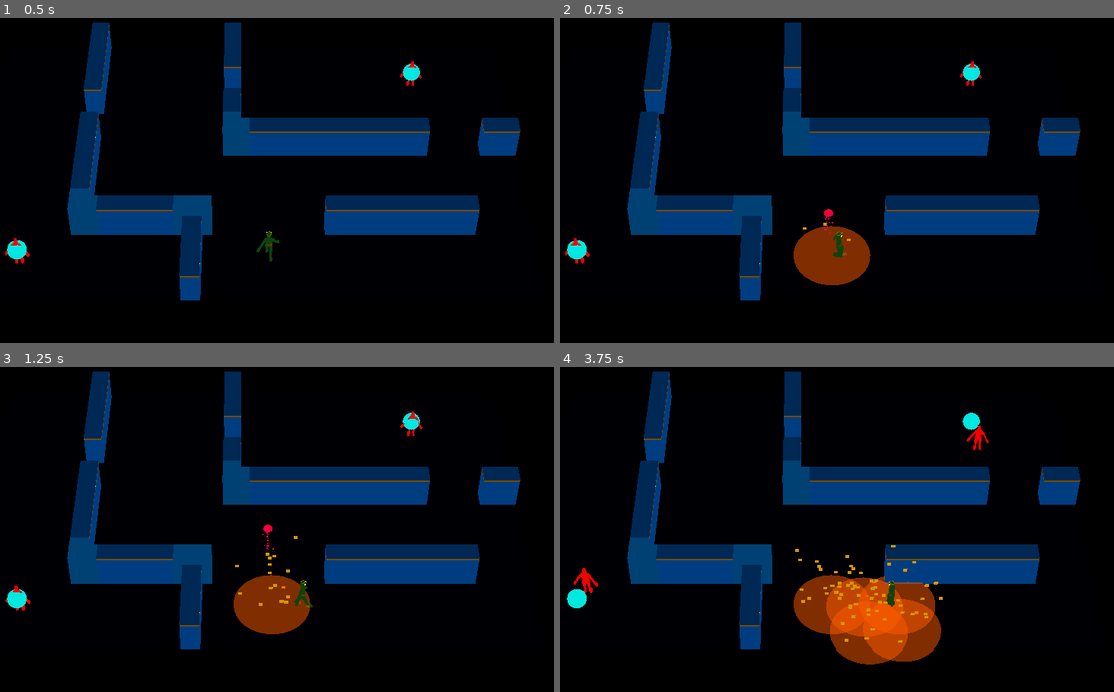
Above: before the commit, frames 1-4 (two rows, left to right).
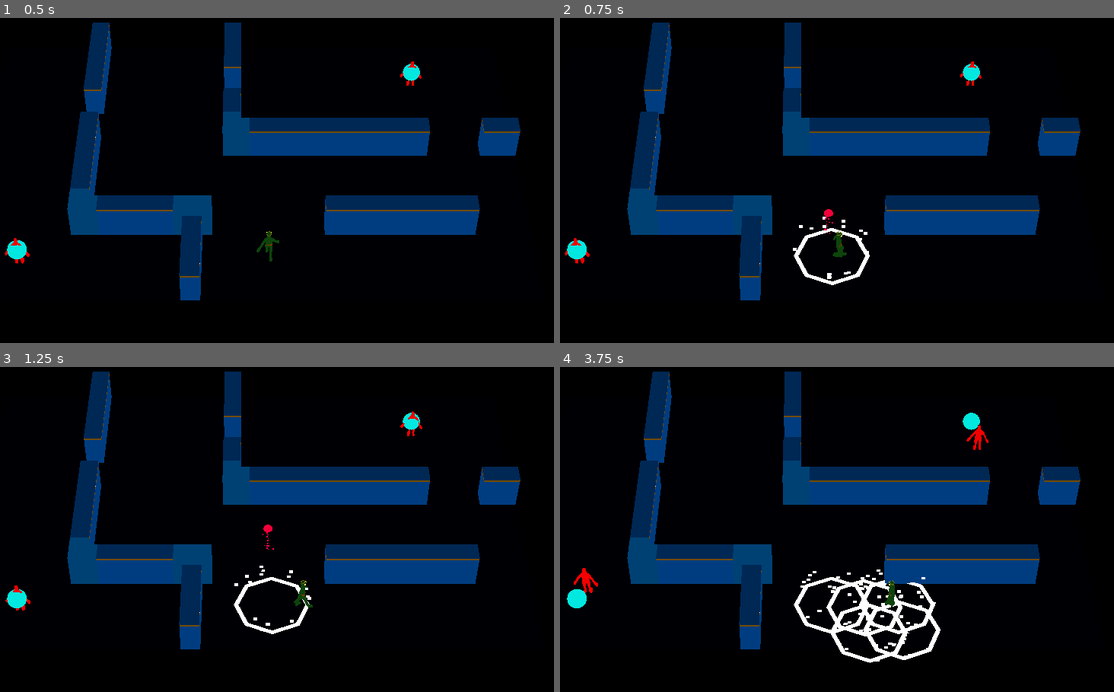
Above: after the commit, the same moments.

Repository: ralabate/30ddl
Game: Godot game, scene res://main.tscn
Two runs of this game, one before a commit and one after it. Both use one fixed random seed, a clock stepped at 60 frames per second and the inputs below.
Inputs:
- Up to frame 1 (0.5 s): no input
- Up to frame 2 (0.75 s): tap Enter (ui_accept) at 0.5 s; hold Right (ui_right) from 0.53 s (still down); tap A (player_mine) at 0.6 s
- Up to frame 3 (1.25 s): keep holding Right (ui_right); tap Enter (ui_accept) at 0.77 s
- Up to frame 4 (3.75 s): release Right (ui_right) at 1.28 s; hold Down (ui_down) 1.28-2.03 s; tap A (player_mine) every 0.75 s from 1.35 to 3.6 s; tap Enter (ui_accept) at 1.52, 3.02 s; hold Right (ui_right) 2.03-2.78 s; hold Up (ui_up) 2.78-3.53 s; hold Left (ui_left) from 3.53 s (still down)

Frame 1 is identical in both runs. In frame 2, 1.9% of the frame differs, in the area x 42-57%, y 61-83%; in frame 3, 2.0%; in frame 4, 5.7%, in the area x 42-70%, y 54-92%.

Commit message:
mine explosion plus mine visuals

Diff:
--- a/gauntlet/main.gd
+++ b/gauntlet/main.gd
@@ -29,8 +29,15 @@
 
 func _on_player_spawned_mine(mine_template: PackedScene, location: Vector3):
 	var mine = mine_template.instantiate()
+	mine.exploded.connect(_on_mine_exploded)
 	add_child(mine)
 	mine.position = location
+
+
+func _on_mine_exploded(explosion_template: PackedScene, location: Vector3):
+	var explosion = explosion_template.instantiate()
+	add_child(explosion)
+	explosion.position = location
 
 
 func _on_badguy_nav_timer_timeout() -> void:
--- a/gauntlet/mine.gd
+++ b/gauntlet/mine.gd
@@ -1,7 +1,11 @@
 extends Area3D
 
 
+signal exploded(explosion_template: PackedScene, location: Vector3)
+
+@onready var explosion = preload("res://vfx/mine_explosion.tscn")
 @onready var timer = %Timer
+
 var damage_list = []
 
 
@@ -26,4 +30,5 @@
 			var health_component = badguy.get_node("HealthComponent") as HealthComponent
 			health_component.damage(5)
 
+	exploded.emit(explosion, global_position)
 	queue_free()
--- a/gauntlet/mine.tscn
+++ b/gauntlet/mine.tscn
@@ -6,22 +6,21 @@
 radius = 2.0
 
 [sub_resource type="StandardMaterial3D" id="StandardMaterial3D_iuis7"]
-transparency = 1
 shading_mode = 0
-albedo_color = Color(1, 0.352941, 0, 0.501961)
 
-[sub_resource type="CylinderMesh" id="CylinderMesh_iuis7"]
+[sub_resource type="TorusMesh" id="TorusMesh_i6hay"]
 material = SubResource("StandardMaterial3D_iuis7")
-top_radius = 2.0
-bottom_radius = 2.0
-height = 0.25
+inner_radius = 1.75
+outer_radius = 2.0
+rings = 8
+ring_segments = 4
 
 [sub_resource type="ParticleProcessMaterial" id="ParticleProcessMaterial_iuis7"]
 emission_shape = 6
 emission_ring_axis = Vector3(0, 1, 0)
 emission_ring_height = 1.0
 emission_ring_radius = 2.0
-emission_ring_inner_radius = 0.0
+emission_ring_inner_radius = 1.75
 emission_ring_cone_angle = 90.0
 direction = Vector3(0, 1, 0)
 spread = 0.0
@@ -31,7 +30,6 @@
 
 [sub_resource type="StandardMaterial3D" id="StandardMaterial3D_i6hay"]
 shading_mode = 0
-albedo_color = Color(0.843137, 0.588235, 0, 1)
 
 [sub_resource type="QuadMesh" id="QuadMesh_i213m"]
 material = SubResource("StandardMaterial3D_i6hay")
@@ -47,7 +45,7 @@
 shape = SubResource("CylinderShape3D_ho4jl")
 
 [node name="MeshInstance3D" type="MeshInstance3D" parent="."]
-mesh = SubResource("CylinderMesh_iuis7")
+mesh = SubResource("TorusMesh_i6hay")
 
 [node name="Timer" type="Timer" parent="."]
 unique_name_in_owner = true
@@ -57,6 +55,6 @@
 
 [node name="GPUParticles3D" type="GPUParticles3D" parent="."]
 amount = 16
-lifetime = 0.48
+lifetime = 0.1
 process_material = SubResource("ParticleProcessMaterial_iuis7")
 draw_pass_1 = SubResource("QuadMesh_i213m")
--- /dev/null
+++ b/gauntlet/vfx/mine_explosion.tscn
@@ -0,0 +1,120 @@
+[gd_scene load_steps=10 format=3 uid="uid://c0wxsm0j6nvqy"]
+
+[sub_resource type="ParticleProcessMaterial" id="ParticleProcessMaterial_apnvy"]
+lifetime_randomness = 1.0
+emission_shape = 6
+emission_ring_axis = Vector3(0, 1, 0)
+emission_ring_height = 0.25
+emission_ring_radius = 2.5
+emission_ring_inner_radius = 0.0
+emission_ring_cone_angle = 90.0
+gravity = Vector3(0, 0, 0)
+scale_min = 0.1
+
+[sub_resource type="StandardMaterial3D" id="StandardMaterial3D_w5h0j"]
+shading_mode = 0
+
+[sub_resource type="SphereMesh" id="SphereMesh_hqcwp"]
+material = SubResource("StandardMaterial3D_w5h0j")
+radial_segments = 8
+rings = 4
+
+[sub_resource type="ParticleProcessMaterial" id="ParticleProcessMaterial_w5h0j"]
+emission_shape = 1
+emission_sphere_radius = 1.0
+direction = Vector3(0, 1, 0)
+initial_velocity_min = 0.25
+initial_velocity_max = 2.0
+gravity = Vector3(0, 0, 0)
+scale_min = 0.25
+
+[sub_resource type="StandardMaterial3D" id="StandardMaterial3D_hqcwp"]
+shading_mode = 0
+billboard_mode = 3
+billboard_keep_scale = true
+particles_anim_h_frames = 1
+particles_anim_v_frames = 1
+particles_anim_loop = false
+
+[sub_resource type="QuadMesh" id="QuadMesh_00rip"]
+material = SubResource("StandardMaterial3D_hqcwp")
+size = Vector2(0.25, 0.25)
+
+[sub_resource type="Animation" id="Animation_w5h0j"]
+resource_name = "lifetime"
+length = 5.0
+tracks/0/type = "method"
+tracks/0/imported = false
+tracks/0/enabled = true
+tracks/0/path = NodePath(".")
+tracks/0/interp = 1
+tracks/0/loop_wrap = true
+tracks/0/keys = {
+"times": PackedFloat32Array(5),
+"transitions": PackedFloat32Array(1),
+"values": [{
+"args": [],
+"method": &"queue_free"
+}]
+}
+tracks/1/type = "value"
+tracks/1/imported = false
+tracks/1/enabled = true
+tracks/1/path = NodePath("ParentEmitter:emitting")
+tracks/1/interp = 1
+tracks/1/loop_wrap = true
+tracks/1/keys = {
+"times": PackedFloat32Array(0.0333333),
+"transitions": PackedFloat32Array(1),
+"update": 1,
+"values": [true]
+}
+
+[sub_resource type="Animation" id="Animation_hqcwp"]
+length = 0.001
+tracks/0/type = "value"
+tracks/0/imported = false
+tracks/0/enabled = true
+tracks/0/path = NodePath("ParentEmitter:emitting")
+tracks/0/interp = 1
+tracks/0/loop_wrap = true
+tracks/0/keys = {
+"times": PackedFloat32Array(0),
+"transitions": PackedFloat32Array(1),
+"update": 1,
+"values": [false]
+}
+
+[sub_resource type="AnimationLibrary" id="AnimationLibrary_hqcwp"]
+_data = {
+&"RESET": SubResource("Animation_hqcwp"),
+&"lifetime": SubResource("Animation_w5h0j")
+}
+
+[node name="MineExplosion" type="Node3D"]
+
+[node name="ParentEmitter" type="GPUParticles3D" parent="."]
+emitting = false
+amount = 64
+sub_emitter = NodePath("../Explosion")
+lifetime = 0.5
+one_shot = true
+explosiveness = 1.0
+process_material = SubResource("ParticleProcessMaterial_apnvy")
+draw_pass_1 = SubResource("SphereMesh_hqcwp")
+
+[node name="Explosion" type="GPUParticles3D" parent="."]
+emitting = false
+amount = 16
+lifetime = 0.25
+one_shot = true
+preprocess = 0.25
+explosiveness = 1.0
+process_material = SubResource("ParticleProcessMaterial_w5h0j")
+draw_pass_1 = SubResource("QuadMesh_00rip")
+
+[node name="AnimationPlayer" type="AnimationPlayer" parent="."]
+libraries = {
+&"": SubResource("AnimationLibrary_hqcwp")
+}
+autoplay = "lifetime"
